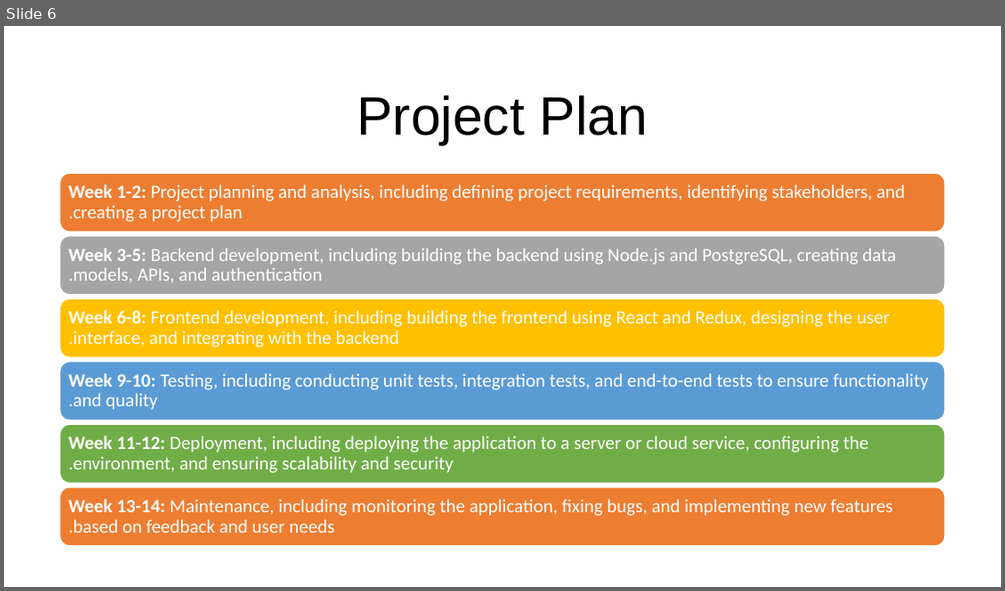
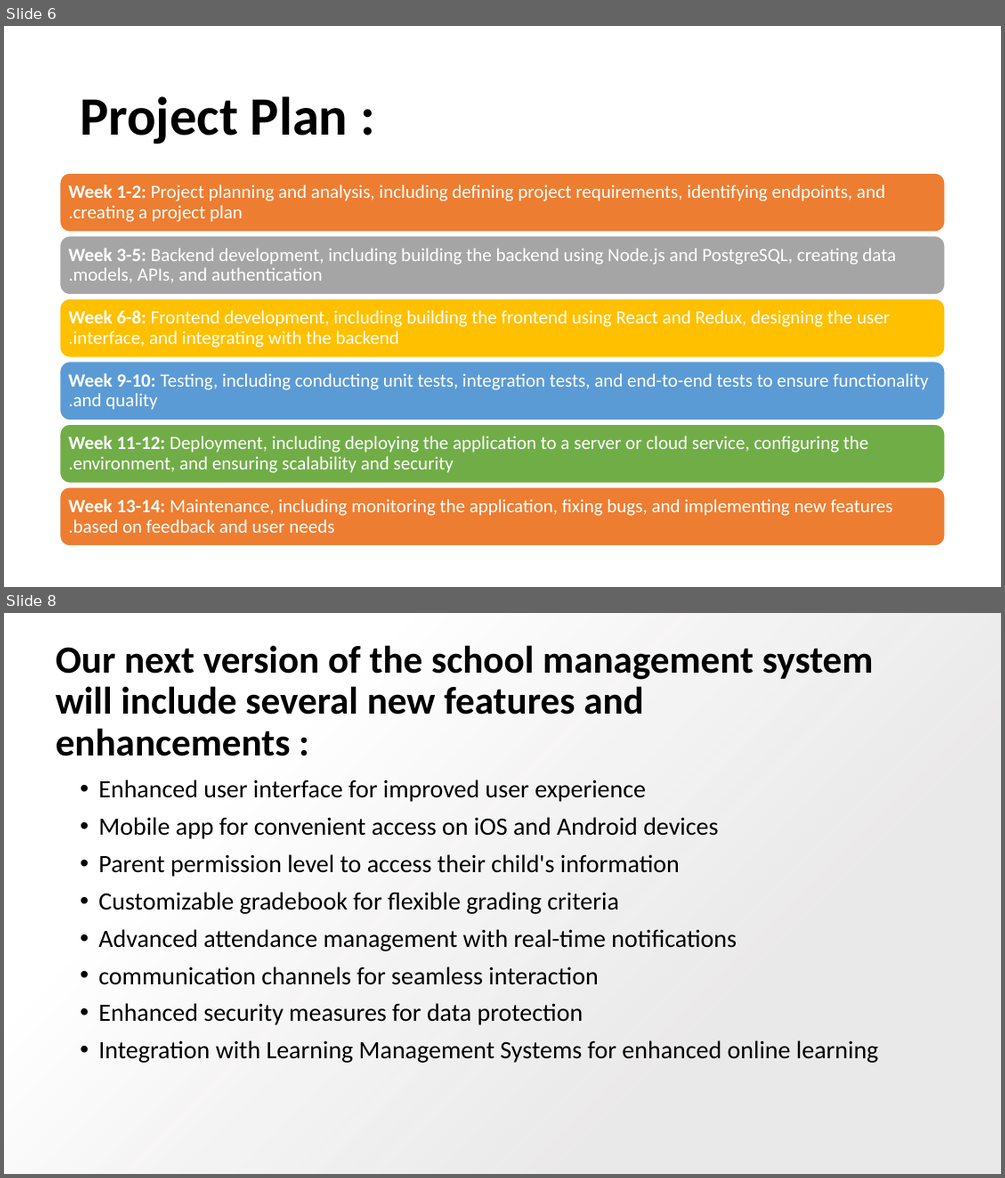
Before and after one commit to roone858/School-Managment-System, a slide deck: docs/school managment system.pptx. Shown one above the other, each under a label of ours: slide 6 before the commit, slides 6 and 8 after it; the slides between them are not shown. The pictures are 1005x591 and 1005x1178 pixels, drawn with LibreOffice and Linux fonts; fonts in the diff are those of the drawing; background and template pictures are left out. Boxes give left, top, right and bottom in pixels: in the first picture for what was removed or moved away, otherwise in the second. Text is boxed around its words. In the diff, an @@ line names an element or a change of style, - is before the commit and + after.

```diff
--- a/docs/school managment system.pptx
+++ b/docs/school managment system.pptx
@@ slide 8 added at <box>4,613,1001,1174</box>, background picture (left out) @@
@@ rectangle added at <box>4,613,1001,1174</box>, fill gradient #E7E6E6 to #FFFFFF @@
@@ title added at <box>56,645,874,756</box>, 37 pt, text #000000, bold @@
+Our next version of the school management system will include several new features and enhancements :
@@ text added at <box>98,779,878,1062</box>, 24 pt, text #000000 @@
+• Enhanced user interface for improved user experience
+• Mobile app for convenient access on iOS and Android devices
+• Parent permission level to access their child's information
+• Customizable gradebook for flexible grading criteria
+• Advanced attendance management with real-time notifications
+• communication channels for seamless interaction
+• Enhanced security measures for data protection
+• Integration with Learning Management Systems for enhanced online learning
@@ slide 6 changed as well @@
@@ title at <box>80,96,348,144</box>: text changed; font Arial to Calibri; bold on @@
-Project Plan
+Project Plan :
@@ text at <box>68,184,885,222</box>: text changed @@
-Week 1-2: Project planning and analysis, including defining project requirements, identifying stakeholders, and creating a project plan.
+Week 1-2: Project planning and analysis, including defining project requirements, identifying endpoints, and creating a project plan.
```
Also in this commit, not shown: 3 other slides changed, 4 other slides added, 3 slides removed, 9 other files.
